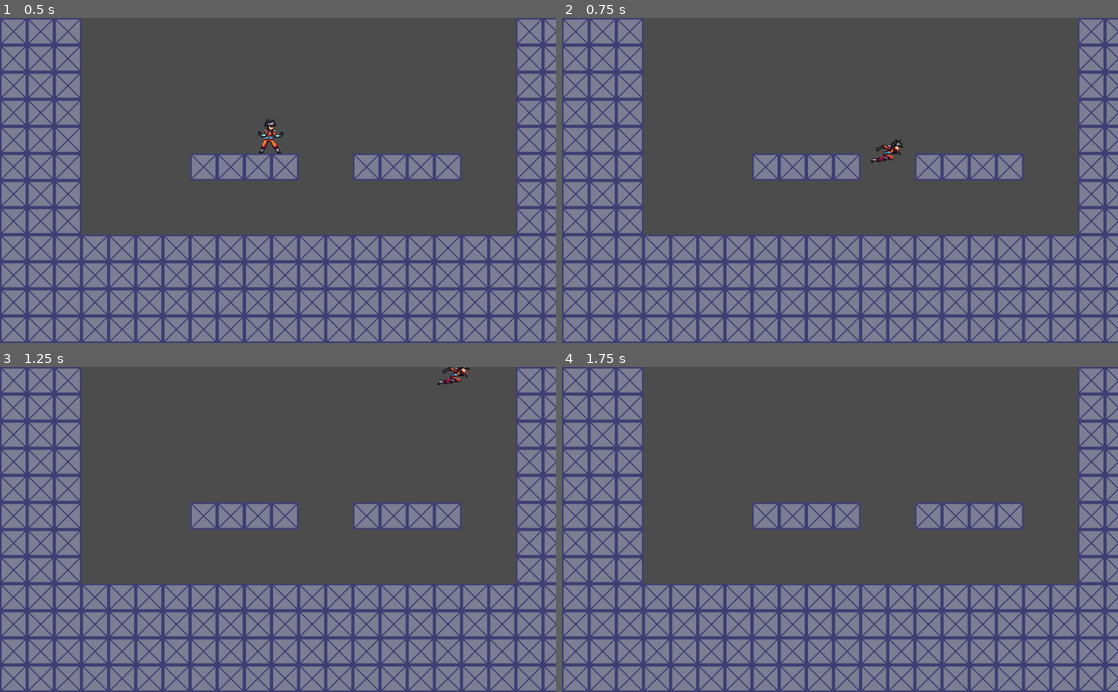
Above: before the commit, frames 1-4 (two rows, left to right).
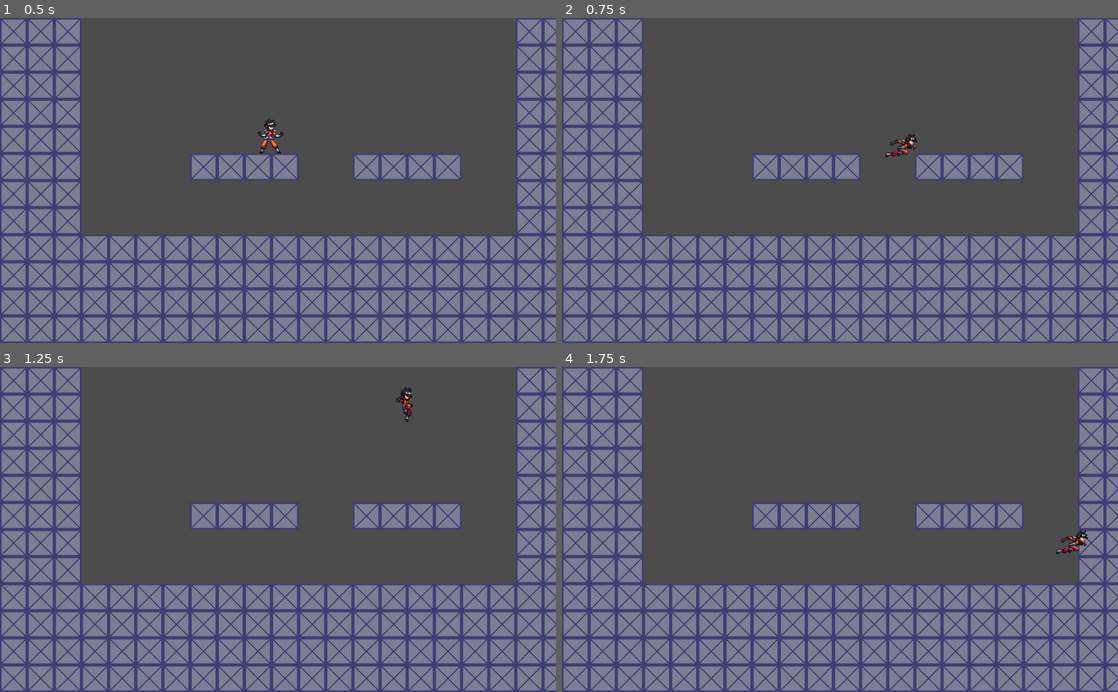
Above: after the commit, the same moments.

Repository: SpriteStar0/MeganEngine
Game: Godot game, scene res://Levels/Test Level Temp.tscn
The game is run twice, just before and just after one commit, with the same random seed, the same clock (stepped at 60 frames per second) and the same inputs.
Inputs:
- Up to frame 1 (0.5 s): no input
- Up to frame 2 (0.75 s): hold D (Move_right) from 0.53 s (still down); hold M (Dash) from 0.53 s (still down)
- Up to frame 3 (1.25 s): keep holding D (Move_right); keep holding M (Dash); tap K (Jump) at 0.77, 0.8, 1.07 s
- Up to frame 4 (1.75 s): keep holding D (Move_right); release M (Dash) at 1.28 s; tap K (Jump) at 1.35, 1.52 s; tap M (Dash) at 1.55 s

Frame 1 is identical in both runs. In frame 2, 0.3% of the frame differs, in the area x 55-64%, y 35-45%; in frame 3, 0.3%, in the area x 71-85%, y 0-17%; in frame 4, 0.2%.

Commit message:
WIP | Dash stuff. | [Ray]

Diff:
--- a/Player.gd
+++ b/Player.gd
@@ -6,7 +6,7 @@
 var facing_left = false
 var is_attacking = false
 var is_dashing = false
-var max_number_of_jumps = 3
+var max_number_of_jumps = 2
 var number_of_jumps = max_number_of_jumps
 
 var DASH_FACTOR = 1
@@ -15,6 +15,8 @@
 var can_fire = true
 var can_dash = true
 var rate_of_fire = 0.25
+var directionality = 0
+var dash_factor = 1
 
 enum MovementState {IDLE, RUN, JUMP, DASH, WALL_SLIDE, HOVER}
 enum WeaponType {DEFAULT, SKILL}
@@ -30,21 +32,25 @@
 
 #vvvv UPDATE Code vvvvv
 func _process(delta):
-	handle_special_actions(delta)
+	handle_special_actions()
 	handle_attacking()
 	handle_movement()
 	handle_other_input()
 	change_animation()
 
+func dash():
+	if can_dash:
+		can_dash = false
+		is_dashing = true
+		dash_factor = 3
+		var dash_timer = Timer.new()
+		dash_timer.one_shot = true
+		dash_timer.wait_time = 0.25
+		dash_timer.connect("timeout", self, "set_can_dash", [true])
+		add_child(dash_timer)
+		dash_timer.start()
 
-# warning-ignore:unused_argument
-#func start_jump(delta):
-
-
-
-
-
-func jump(delta):
+func jump():
 	if number_of_jumps > 0:
 		movement_state = MovementState.JUMP
 		velocity.y = 0
@@ -52,7 +58,7 @@
 		number_of_jumps -= 1
 
 func loop_falling():
-	if is_on_floor():
+	if is_on_floor() and movement_state == MovementState.JUMP:
 		movement_state = MovementState.IDLE
 		change_animation()
 	else:
@@ -63,6 +69,7 @@
 
 func set_can_dash(enabled):
 	is_dashing = not enabled
+	dash_factor = 1
 	can_dash = enabled
 
 func handle_attacking():
@@ -83,13 +90,13 @@
 	if Input.is_action_just_pressed("Quit"):
 		get_tree().quit()
 
-func handle_special_actions(delta):
+func handle_special_actions():
 	if is_on_floor():
 		if movement_state == MovementState.JUMP:
 			movement_state = MovementState.IDLE
 		number_of_jumps = max_number_of_jumps
 	if Input.is_action_just_pressed("Jump"):
-		jump(delta)
+		jump()
 
 func shoot_gun():
 	var spawn_point = $BulletSpawnL if facing_left else $BulletSpawnR
@@ -100,35 +107,33 @@
 
 #vvvvv Movement Code vvvvv
 func handle_movement():
-	var directionality = 0
-	var dash_factor = 1
 	if Input.is_action_pressed("Move_left") or Input.is_action_pressed("Move_right"):
-		if movement_state != MovementState.JUMP and movement_state != MovementState.DASH:
-			movement_state = MovementState.RUN
 		facing_left = Input.is_action_pressed("Move_left")
+		if not is_dashing:
+			if is_on_floor():
+				movement_state = MovementState.RUN
+			else:
+				movement_state = MovementState.JUMP
 		directionality = -1 if facing_left else 1
+	else:
+		directionality = 0
 
-	if directionality == 0 and is_on_floor():
-		movement_state = MovementState.IDLE
+	if Input.is_action_just_pressed("Dash"):
+		dash()
 
-	velocity.x = lerp(velocity.x, speed.x * directionality, 0.25)
+	if Input.is_action_just_pressed("Jump"):
+		jump()
 
-	if Input.is_action_pressed("Dash") and can_dash:
-		if Input.is_action_pressed("Dash"):
-			if can_dash:
-				can_dash = false
-				is_dashing = true
-				dash_factor = 20
-				var dash_timer = Timer.new()
-				dash_timer.one_shot = true
-				dash_timer.wait_time = rate_of_fire
-				dash_timer.connect("timeout", self, "set_can_dash", [true])
-				add_child(dash_timer)
-				dash_timer.start()
+	if is_on_floor():
+		if directionality == 0:
+			movement_state = MovementState.IDLE
+			number_of_jumps = max_number_of_jumps
 
 	movement_state = MovementState.DASH if is_dashing else movement_state
 
 	velocity.x = lerp(velocity.x, speed.x * directionality * dash_factor, 0.25)
+
+
 
 
 func change_animation(animation_name = null) :
--- a/Player.tscn
+++ b/Player.tscn
@@ -1158,7 +1158,6 @@
 offset = Vector2( -3, -32 )
 flip_h = true
 hframes = 2
-frame = 2
 
 [node name="ClaireHitbox" type="CollisionShape2D" parent="."]
 position = Vector2( -1.5, -20 )
--- a/project.godot
+++ b/project.godot
@@ -96,6 +96,7 @@
 "deadzone": 0.5,
 "events": [ Object(InputEventKey,"resource_local_to_scene":false,"resource_name":"","device":0,"alt":false,"shift":false,"control":false,"meta":false,"command":false,"pressed":false,"scancode":77,"physical_scancode":0,"unicode":0,"echo":false,"script":null)
 , Object(InputEventJoypadButton,"resource_local_to_scene":false,"resource_name":"","device":0,"button_index":1,"pressure":0.0,"pressed":false,"script":null)
+, Object(InputEventKey,"resource_local_to_scene":false,"resource_name":"","device":0,"alt":false,"shift":false,"control":false,"meta":false,"command":false,"pressed":false,"scancode":0,"physical_scancode":67,"unicode":0,"echo":false,"script":null)
  ]
 }
 
